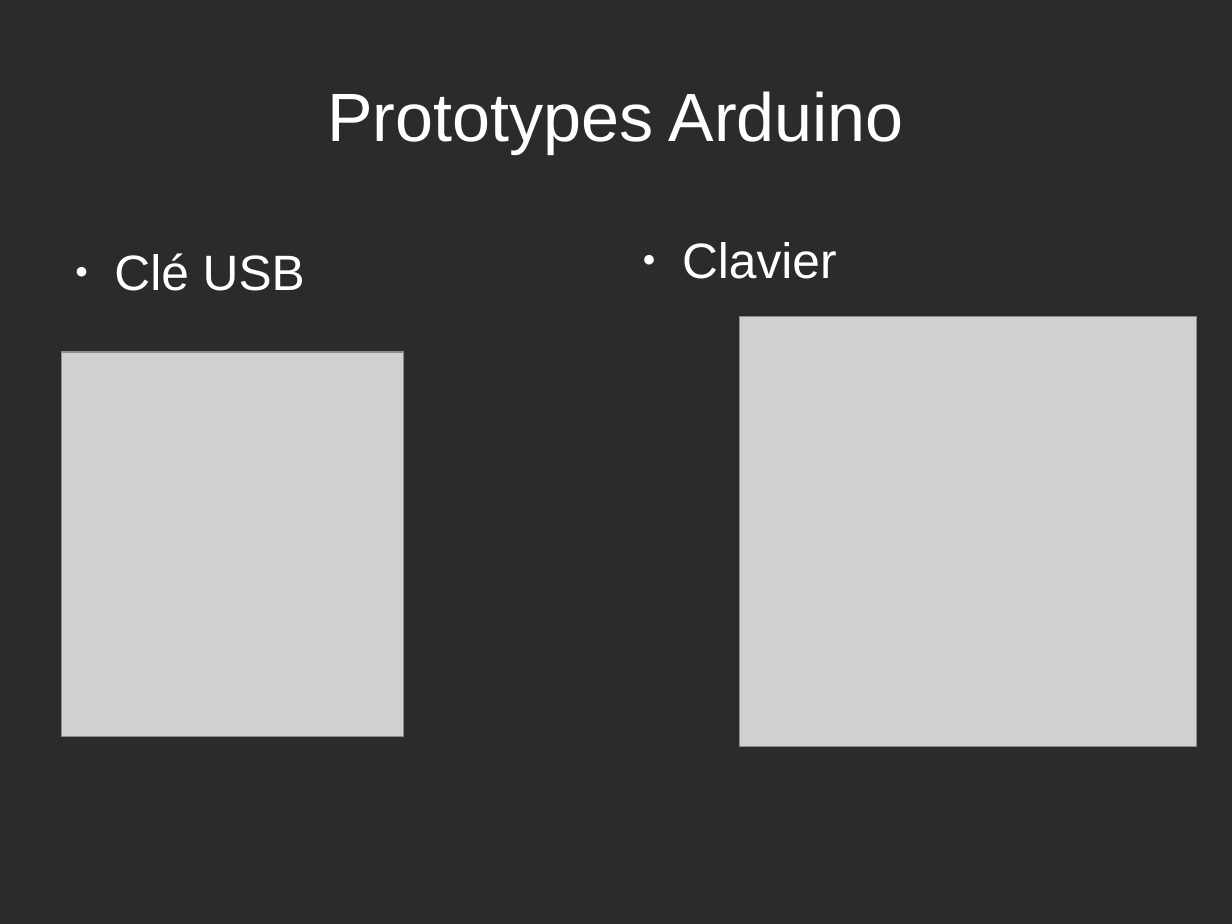
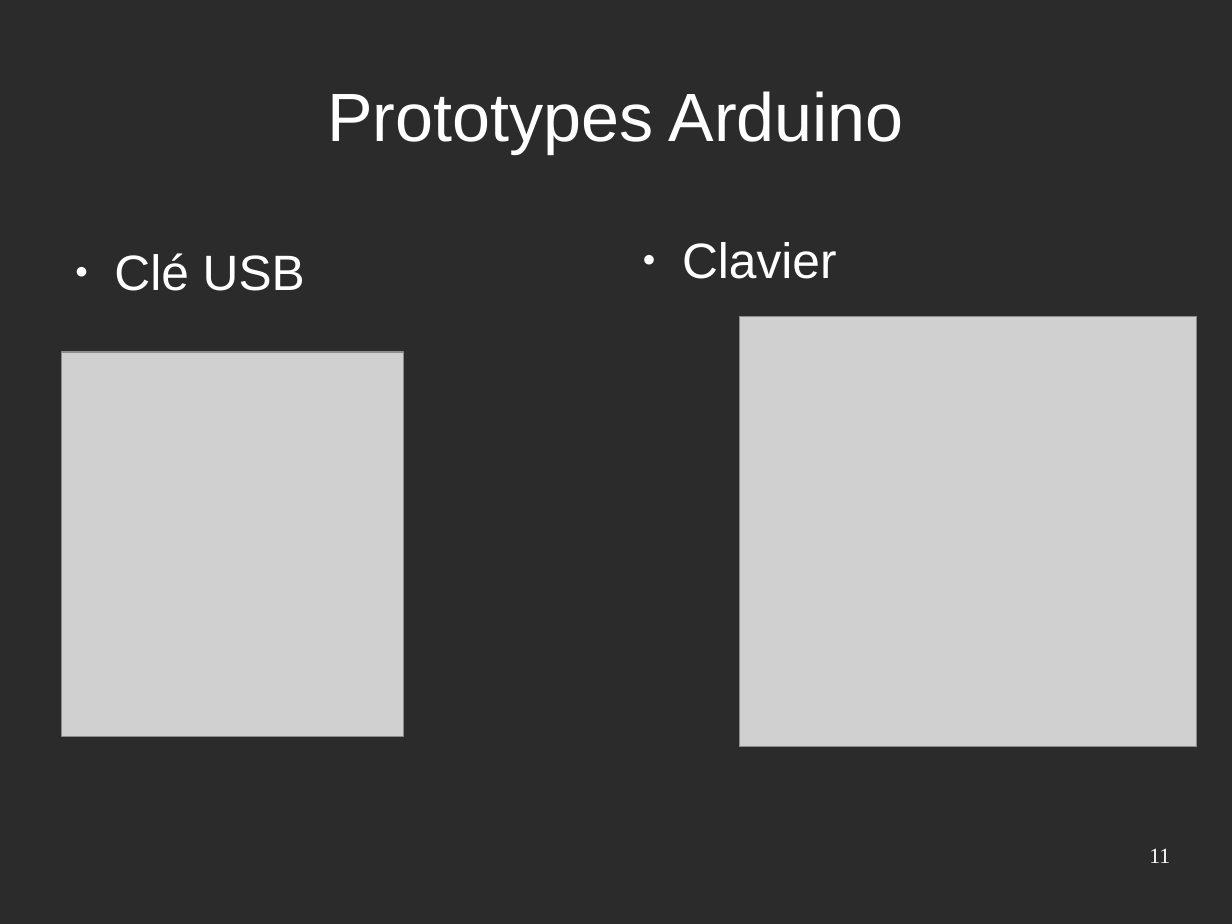
Before and after one commit to rguillomon/IMA3-4_Project, a slide deck: slide 11 of P12(périphUSB).odp. Drawn at 1232x924 pixels with LibreOffice and Linux fonts; fonts in the diff are those of the drawing; grey boxes stand for pictures; background and template pictures are left out; a plain dark background stands for a picture behind light text. Boxes give left, top, right and bottom in pixels: in the first picture for what was removed or moved away, otherwise in the second. Text is boxed around its words. In the diff, an @@ line names an element or a change of style, - is before the commit and + after.

```diff
--- a/P12(périphUSB).odp
+++ b/P12(périphUSB).odp
@@ page number added at (x1=1149, y1=848, x2=1170, y2=863), 14 pt, text #FFFFFF @@
+11
```
Also in this commit, not shown: 13 other slides changed, 1 slide removed.
